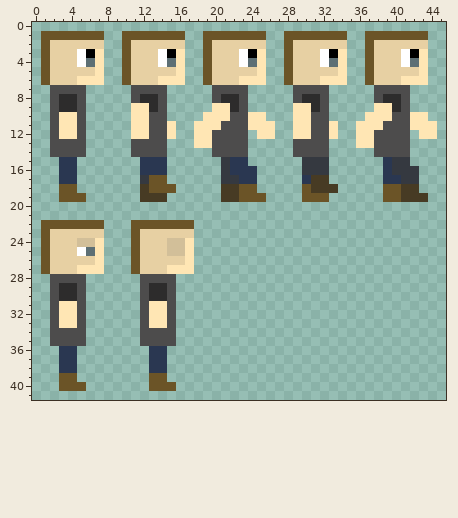
A pixel-art sprite gets an edit: Assets/Sprites/Player/Ya-ya.png. The first picture shows the starting point.
The file is 320x320 pixels, drawn in blocks of 5x5; one block is one cell here. Shown: x 0..45, y 0..41.
New version:
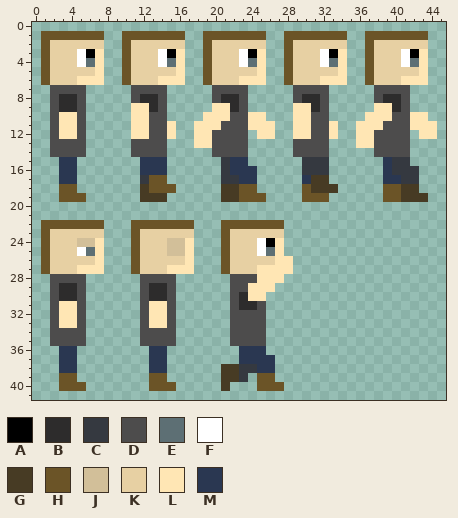
Palette (. is transparent): A #000000  B #2d2c2c  C #353940  D #4d4c4c  E #5d6f74  F #ffffff  G #473b24  H #6b5427  J #d2bf99  K #e7d0a3  L #ffe6b4  M #2a3751
Changes in this commit:
Colour A now appears in row 24 at x 26.
Colour B now appears in row 30 at x 23; in row 31 at x 23 to 24.
Colour C now appears in row 38 at x 23 to 24; in row 39 at x 23.
Colour D now appears in row 28 at x 22 to 24; in row 29 at x 22 to 23; in row 30 at x 22; in row 31 at x 22 and 25; in rows 32 to 35 at x 22 to 25.
Colour E now appears in row 25 at x 26.
Colour F now appears in rows 24 to 25 at x 25.
Colour G now appears in rows 38 to 39 at x 21 to 22; in row 40 at x 21.
Colour H now appears in row 22 at x 21 to 27; in rows 23 to 27 at x 21; in row 39 at x 25 to 26; in row 40 at x 25 to 27.
Colour K now appears in row 23 at x 22 to 27; in rows 24 to 25 at x 22 to 24; in row 26 at x 22 to 26; in row 27 at x 22 to 24.
Colour L now appears in rows 24 to 25 at x 27; in row 26 at x 27 to 28; in row 27 at x 25 to 28; in row 28 at x 25 to 27; in row 29 at x 24 to 26; in row 30 at x 24 to 25.
Colour M now appears in row 36 at x 23 to 25; in row 37 at x 23 to 26; in row 38 at x 25 to 26.
